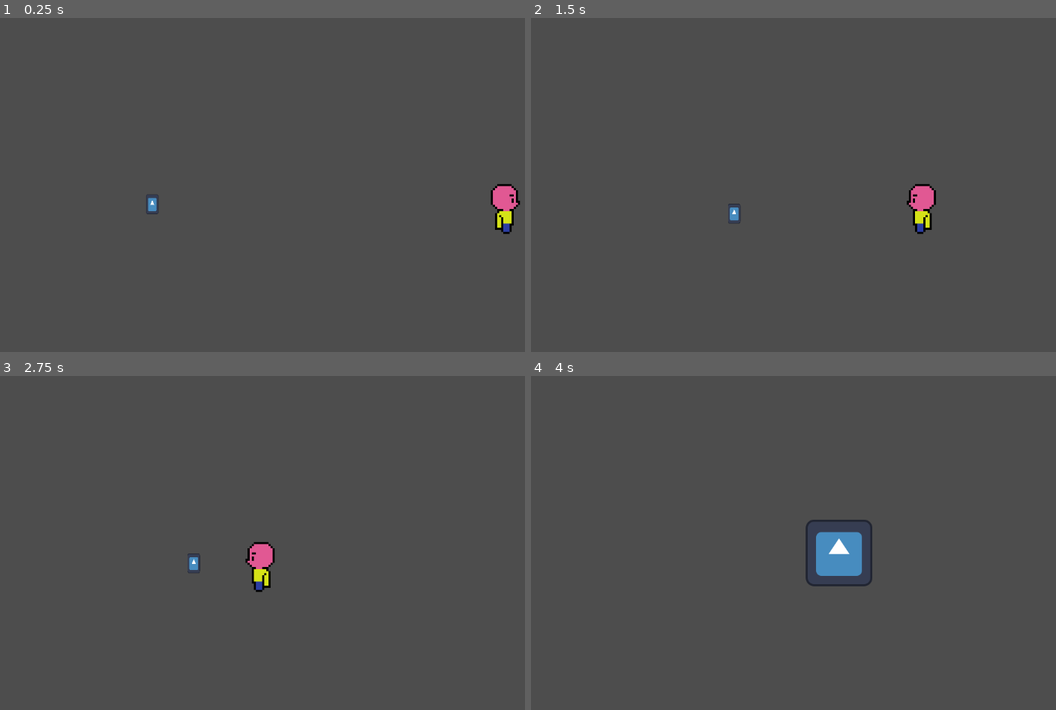
Above: before the commit, frames 1-4 (two rows, left to right).
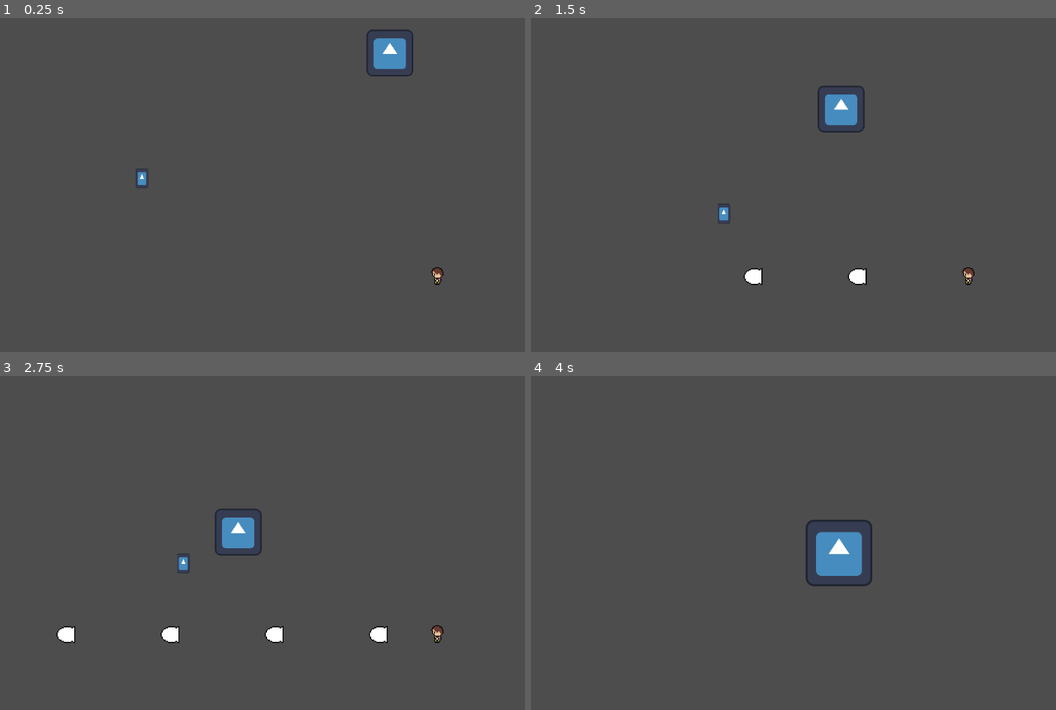
Above: after the commit, the same moments.

Repository: inukhann/AlpisteJam
Game: Godot game, scene res://scenes/teste.tscn
Same seed, same stepped clock (60 frames per second), same inputs: the game is played once before the commit and once after it. This scene is started directly instead of the project's main scene. The engine's default icon, where the game draws it, is replaced by a stand-in: a white triangle on a blue panel in a dark square.
Inputs:
- Up to frame 1 (0.25 s): no input
- Up to frame 2 (1.5 s): hold Shift (DETACH_ARMS) 0.53-1.28 s; hold Right (MOVE_RIGHT) from 0.53 s (still down); tap Up (JUMP) at 0.77 s; tap Q (DETACH_HEAD) at 1.35 s
- Up to frame 3 (2.75 s): tap Up (JUMP) at 1.52 s; release Right (MOVE_RIGHT) at 2.03 s; hold Left (MOVE_LEFT) from 2.03 s (still down); hold Ctrl (DETACH_LEGS) from 2.03 s (still down)
- Up to frame 4 (4 s): release Left (MOVE_LEFT) at 2.78 s; release Ctrl (DETACH_LEGS) at 2.78 s; hold Right (MOVE_RIGHT) from 2.78 s (still down); tap E (DETACH_LIMBS) at 2.85 s; tap Up (JUMP) at 3.02, 3.77 s; tap Enter at 3.5 s; hold Shift (DETACH_ARMS) from 3.53 s (still down)

The runs differ from the first frame. In frame 1, 1.6% of the frame differs, in the area x 25-99%, y 3-81%; in frame 2, 1.9%; in frame 3, 2.2%, in the area x 10-85%, y 39-81%; in frame 4, nothing differs.
Error before the commit: Attempt to call function 'start' in base 'null instance' on a null instance. (res://scripts/spark.gd:87)
Error after the commit: Attempt to call function 'start' in base 'null instance' on a null instance. (res://scripts/spark.gd:92)

Commit message:
v0.7
global script for enemy targeting, new enemy, lil changes

Diff:
--- a/LimbPunk/Spark.tscn
+++ b/LimbPunk/Spark.tscn
@@ -6,7 +6,7 @@
 [sub_resource type="RectangleShape2D" id="RectangleShape2D_668cv"]
 
 [node name="Spark" type="CharacterBody2D"]
-collision_layer = 3
+collision_mask = 3
 script = ExtResource("1_0wvcd")
 
 [node name="CollisionShape2D" type="CollisionShape2D" parent="."]
--- a/LimbPunk/project.godot
+++ b/LimbPunk/project.godot
@@ -14,6 +14,10 @@
 run/main_scene="res://scenes/Map.tscn"
 config/features=PackedStringArray("4.0", "Forward Plus")
 config/icon="res://icon.svg"
+
+[autoload]
+
+Global="*res://scenes/global.tscn"
 
 [display]
 
--- /dev/null
+++ b/LimbPunk/scenes/abutre.tscn
@@ -0,0 +1,33 @@
+[gd_scene load_steps=5 format=3 uid="uid://k2fs3jb0rimb"]
+
+[ext_resource type="Script" path="res://scripts/Abutre.gd" id="1_jyo83"]
+[ext_resource type="Texture2D" uid="uid://btqe87lbx6ewv" path="res://icon.svg" id="2_e2nm3"]
+
+[sub_resource type="RectangleShape2D" id="RectangleShape2D_j360m"]
+size = Vector2(119, 108)
+
+[sub_resource type="RectangleShape2D" id="RectangleShape2D_ecf4e"]
+size = Vector2(117, 115)
+
+[node name="Abutre" type="CharacterBody2D"]
+position = Vector2(254, 109)
+scale = Vector2(0.7, 0.7)
+collision_layer = 4
+script = ExtResource("1_jyo83")
+metadata/_edit_group_ = true
+
+[node name="Area2D" type="Area2D" parent="."]
+collision_layer = 4
+
+[node name="CollisionShape2D" type="CollisionShape2D" parent="Area2D"]
+position = Vector2(1.5, 0)
+shape = SubResource("RectangleShape2D_j360m")
+
+[node name="CollisionShape2D" type="CollisionShape2D" parent="."]
+position = Vector2(-1.5, -0.5)
+shape = SubResource("RectangleShape2D_ecf4e")
+
+[node name="Sprite2D" type="Sprite2D" parent="."]
+texture = ExtResource("2_e2nm3")
+
+[connection signal="body_entered" from="Area2D" to="." method="_on_area_2d_body_entered"]
--- /dev/null
+++ b/LimbPunk/scenes/global.tscn
@@ -0,0 +1,6 @@
+[gd_scene load_steps=2 format=3 uid="uid://mb2ym46lppxb"]
+
+[ext_resource type="Script" path="res://scripts/Global.gd" id="1_tdmgr"]
+
+[node name="Global" type="Node2D"]
+script = ExtResource("1_tdmgr")
--- a/LimbPunk/scenes/projetil.tscn
+++ b/LimbPunk/scenes/projetil.tscn
@@ -6,8 +6,7 @@
 [sub_resource type="RectangleShape2D" id="RectangleShape2D_213r1"]
 
 [node name="Projetil" type="Area2D"]
-collision_layer = 11
-collision_mask = 3
+collision_layer = 10
 script = ExtResource("1_yhorf")
 
 [node name="CollisionShape2D" type="CollisionShape2D" parent="."]
--- a/LimbPunk/scenes/teste.tscn
+++ b/LimbPunk/scenes/teste.tscn
@@ -1,7 +1,9 @@
-[gd_scene load_steps=5 format=3 uid="uid://t7s02ar8rpmm"]
+[gd_scene load_steps=7 format=3 uid="uid://t7s02ar8rpmm"]
 
-[ext_resource type="PackedScene" uid="uid://deaj2dwrifxw5" path="res://scenes/Spark.tscn" id="1_7i37c"]
 [ext_resource type="PackedScene" uid="uid://d3eq82joidhug" path="res://scenes/cyber_zumbi.tscn" id="1_sejva"]
+[ext_resource type="PackedScene" uid="uid://ccvuulxlp1nav" path="res://scenes/cabeça.tscn" id="3_6ltyb"]
+[ext_resource type="PackedScene" uid="uid://deaj2dwrifxw5" path="res://scenes/Spark.tscn" id="3_521kh"]
+[ext_resource type="PackedScene" uid="uid://k2fs3jb0rimb" path="res://scenes/abutre.tscn" id="4_mqudi"]
 
 [sub_resource type="RectangleShape2D" id="RectangleShape2D_ebx7q"]
 size = Vector2(1170, 1)
@@ -13,11 +15,11 @@
 position = Vector2(374, 434)
 
 [node name="CyberZumbi" parent="." instance=ExtResource("1_sejva")]
-position = Vector2(569, -284)
+position = Vector2(244, 61)
 
 [node name="StaticBody2D" type="StaticBody2D" parent="."]
 collision_layer = 2
-collision_mask = 3
+collision_mask = 2
 
 [node name="CollisionShape2D" type="CollisionShape2D" parent="StaticBody2D"]
 position = Vector2(164, -13)
@@ -25,6 +27,7 @@
 
 [node name="StaticBody2D" type="StaticBody2D" parent="StaticBody2D"]
 collision_layer = 2
+collision_mask = 2
 
 [node name="CollisionShape2D" type="CollisionShape2D" parent="StaticBody2D/StaticBody2D"]
 position = Vector2(769, -94)
@@ -33,20 +36,27 @@
 
 [node name="StaticBody2D" type="StaticBody2D" parent="StaticBody2D/StaticBody2D"]
 collision_layer = 2
+collision_mask = 2
 
 [node name="CollisionShape2D" type="CollisionShape2D" parent="StaticBody2D/StaticBody2D/StaticBody2D"]
 position = Vector2(-366, -94)
 rotation = 1.5708
 shape = SubResource("RectangleShape2D_ebx7q")
 
-[node name="Spark" parent="." instance=ExtResource("1_7i37c")]
-position = Vector2(-48, -89)
-collision_mask = 2
-
 [node name="StaticBody2D2" type="StaticBody2D" parent="."]
 collision_layer = 8
+collision_mask = 2
 
 [node name="CollisionShape2D" type="CollisionShape2D" parent="StaticBody2D2"]
 position = Vector2(672, -60)
 rotation = 1.5708
 shape = SubResource("RectangleShape2D_qmpfl")
+
+[node name="Cabeça" parent="." instance=ExtResource("3_6ltyb")]
+position = Vector2(44, 57)
+
+[node name="Spark" parent="." instance=ExtResource("3_521kh")]
+position = Vector2(-68, -139)
+
+[node name="Abutre" parent="." instance=ExtResource("4_mqudi")]
+position = Vector2(443, -377)
--- /dev/null
+++ b/LimbPunk/scripts/Abutre.gd
@@ -0,0 +1,19 @@
+extends CharacterBody2D
+
+
+var speed = 150
+# Called when the node enters the scene tree for the first time.
+func _ready():
+	pass # Replace with function body.
+
+
+# Called every frame. 'delta' is the elapsed time since the previous frame.
+func _physics_process(delta):
+	if Global.player != null:
+		velocity = global_position.direction_to(Global.player.global_position)
+
+		global_position += velocity * speed * delta
+
+
+func _on_area_2d_body_entered(body):
+	body.gameover()
--- /dev/null
+++ b/LimbPunk/scripts/Global.gd
@@ -0,0 +1,4 @@
+extends Node2D
+
+
+@onready var player = null
--- a/LimbPunk/scripts/spark.gd
+++ b/LimbPunk/scripts/spark.gd
@@ -13,6 +13,11 @@
 @onready var velocity_mod_x = 1
 @onready var velocity_mod_y = 1
 
+
+
+func _ready():
+
+	Global.player = self
 
 func _physics_process(delta):
 	change_status()
